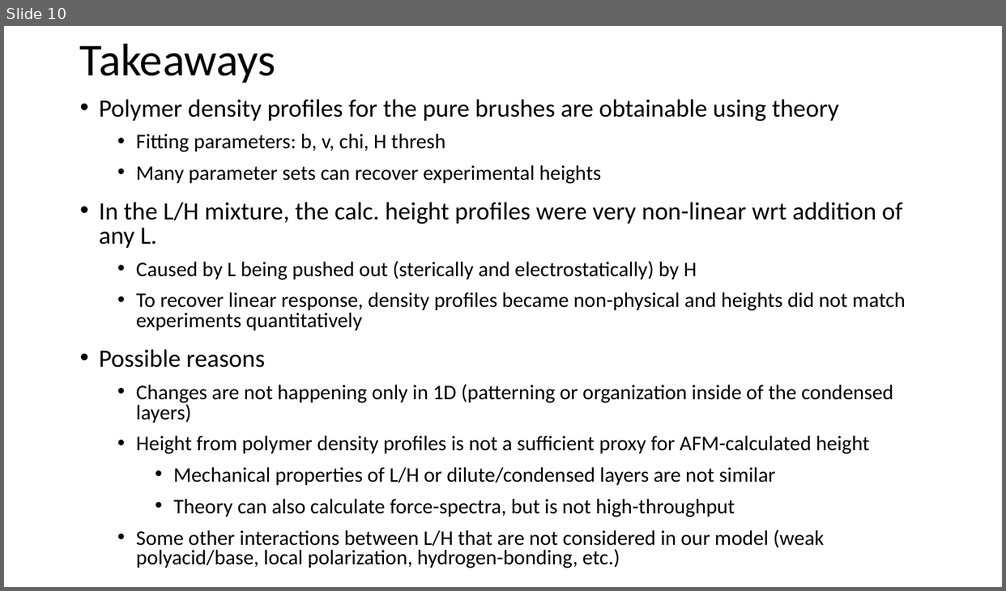
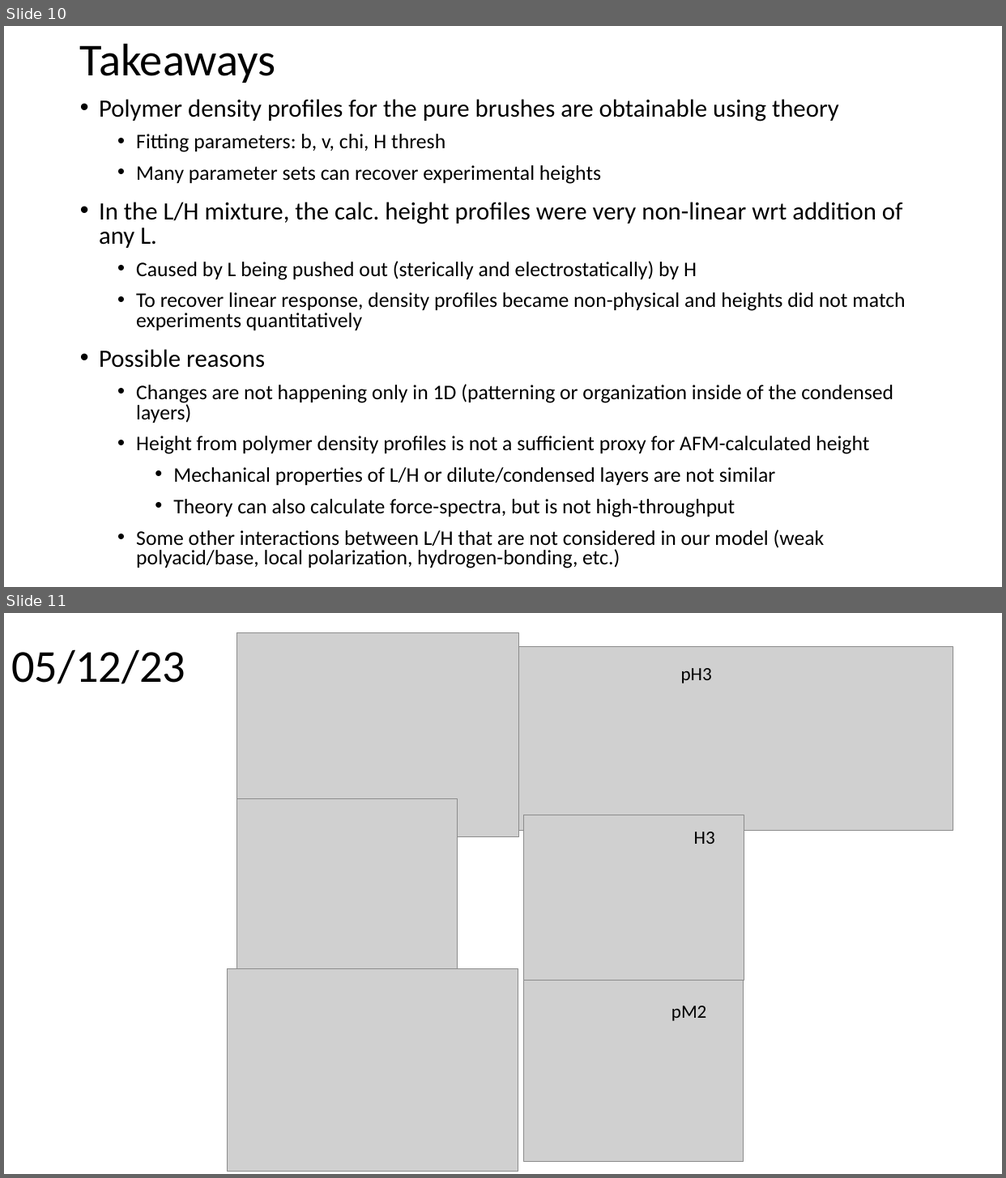
Before and after one commit to tyokokur/presentations, a slide deck: 20230420 EAD Update.pptx. Shown one above the other, each under a label of ours: slide 10 before the commit, slides 10 and 11 after it. The pictures are 1006x591 and 1006x1178 pixels, drawn with LibreOffice and Linux fonts; fonts in the diff are those of the drawing; grey boxes stand for pictures. Boxes give left, top, right and bottom in pixels: in the first picture for what was removed or moved away, otherwise in the second. Text is boxed around its words. In the diff, an @@ line names an element or a change of style, - is before the commit and + after.

```diff
--- a/20230420 EAD Update.pptx
+++ b/20230420 EAD Update.pptx
@@ slide 11 added at [4, 613, 1002, 1174], background #FFFFFF @@
@@ picture added at [236, 633, 518, 837] @@
@@ title added at [11, 649, 185, 684], 44 pt, text #000000 @@
+05/12/23
@@ picture added at [518, 646, 953, 830] @@
@@ text added at [681, 668, 712, 683], 18 pt, text #000000 @@
+pH3
@@ picture added at [236, 799, 457, 1003] @@
@@ picture added at [523, 815, 744, 981] @@
@@ text added at [694, 832, 715, 844], 18 pt, text #000000 @@
+H3
@@ picture added at [227, 969, 518, 1171] @@
@@ picture added at [523, 979, 744, 1161] @@
@@ text added at [671, 1006, 707, 1021], 18 pt, text #000000 @@
+pM2
```
Also in this commit, not shown: 1 slide changed, 1 other slide added.
